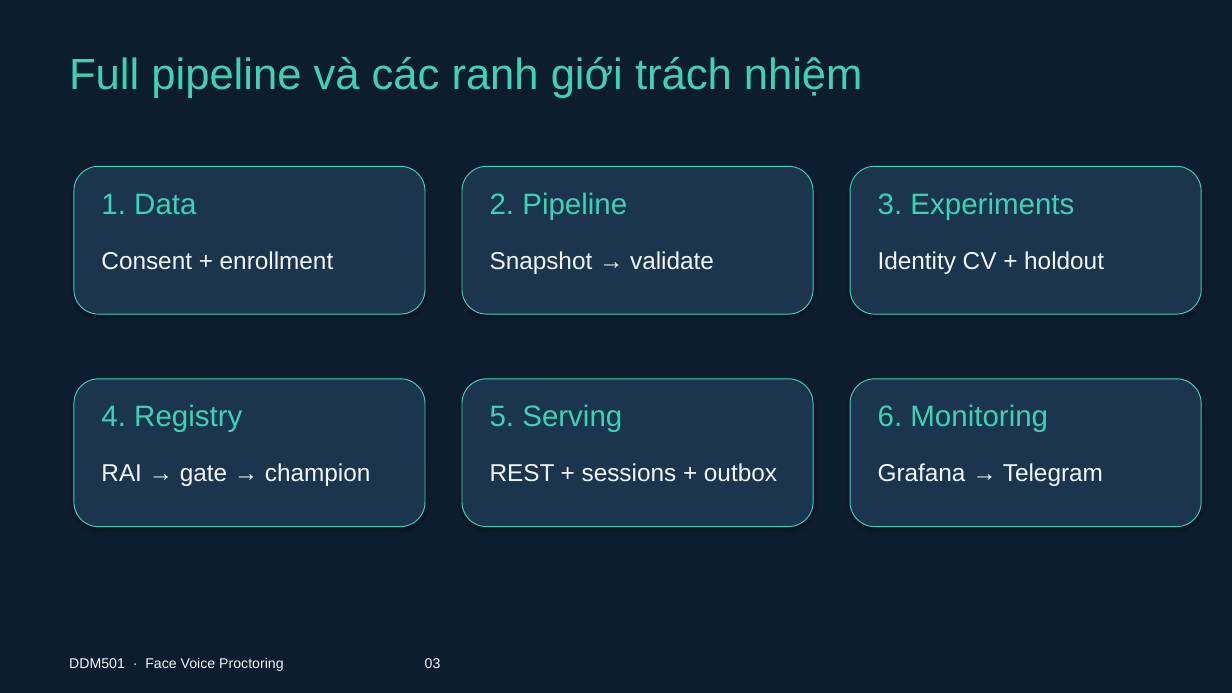
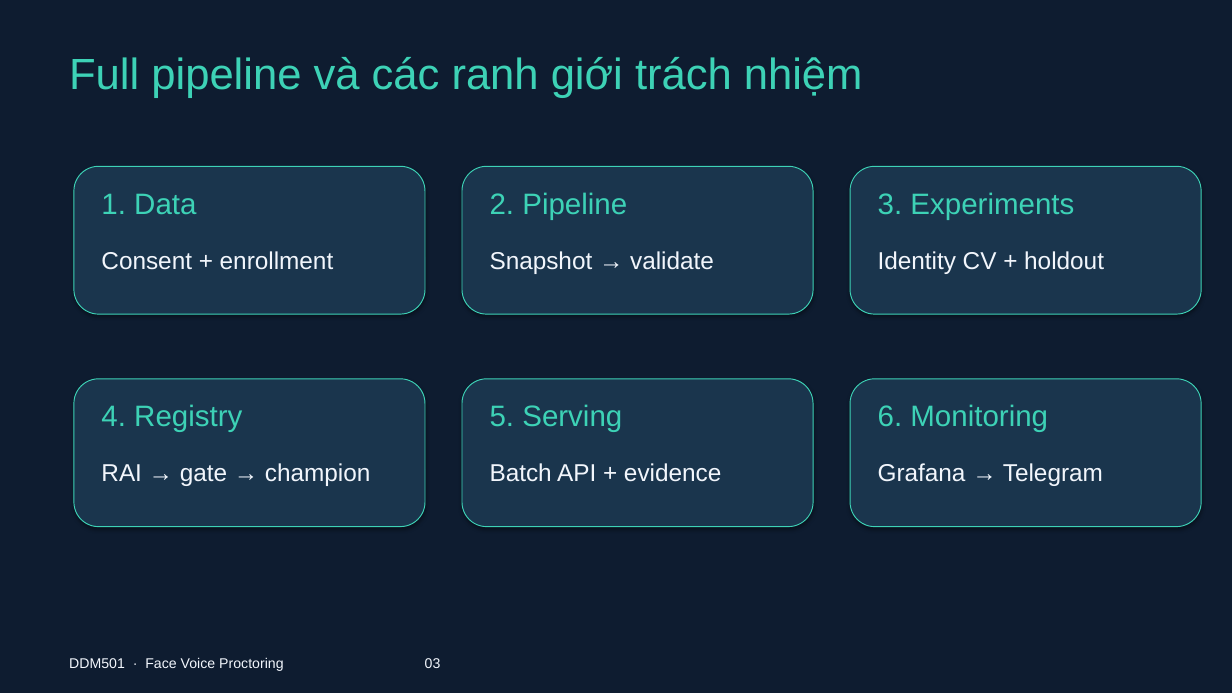
Before and after one commit to FSB-MSA36HN/DDM501-face-voice-proctoring, a slide deck: slide 3 of docs/DDM501_Face_Voice_Proctoring.pptx. Drawn at 1232x693 pixels with LibreOffice and Linux fonts; fonts in the diff are those of the drawing. Boxes give left, top, right and bottom in pixels: in the first picture for what was removed or moved away, otherwise in the second. Text is boxed around its words. In the diff, an @@ line names an element or a change of style, - is before the commit and + after.

```diff
--- a/docs/DDM501_Face_Voice_Proctoring.pptx
+++ b/docs/DDM501_Face_Voice_Proctoring.pptx
@@ text at (490,463,721,482): text changed @@
-REST + sessions + outbox
+Batch API + evidence
```
Also in this commit, not shown: 1 other slide changed, 22 other files.
